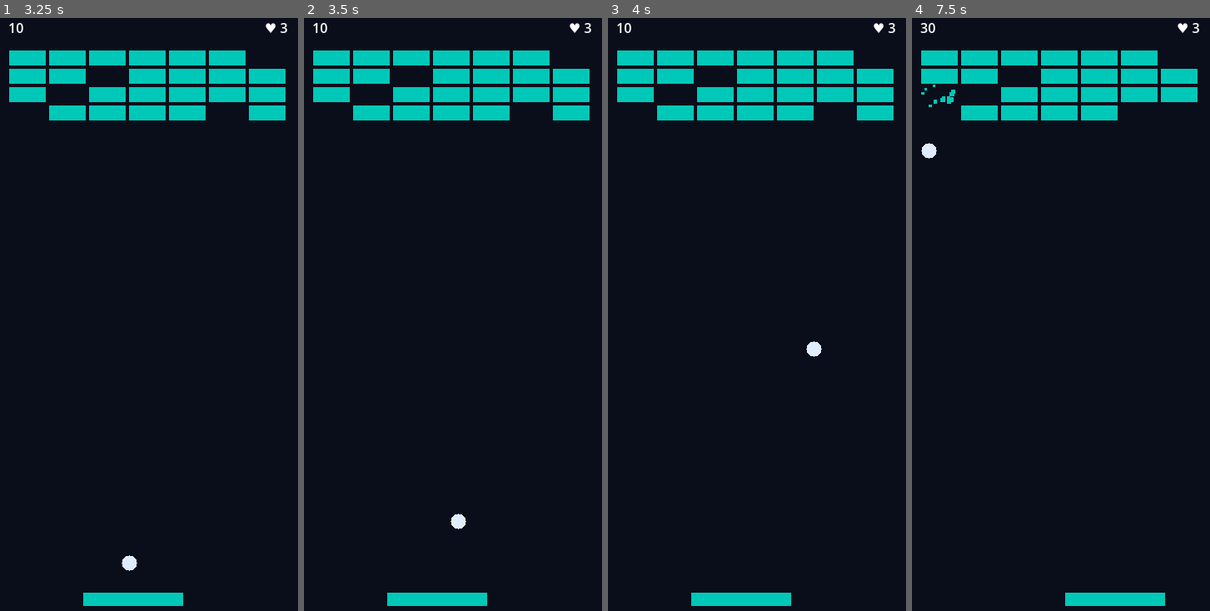
Above: before the commit, frames 1-4 (left to right).
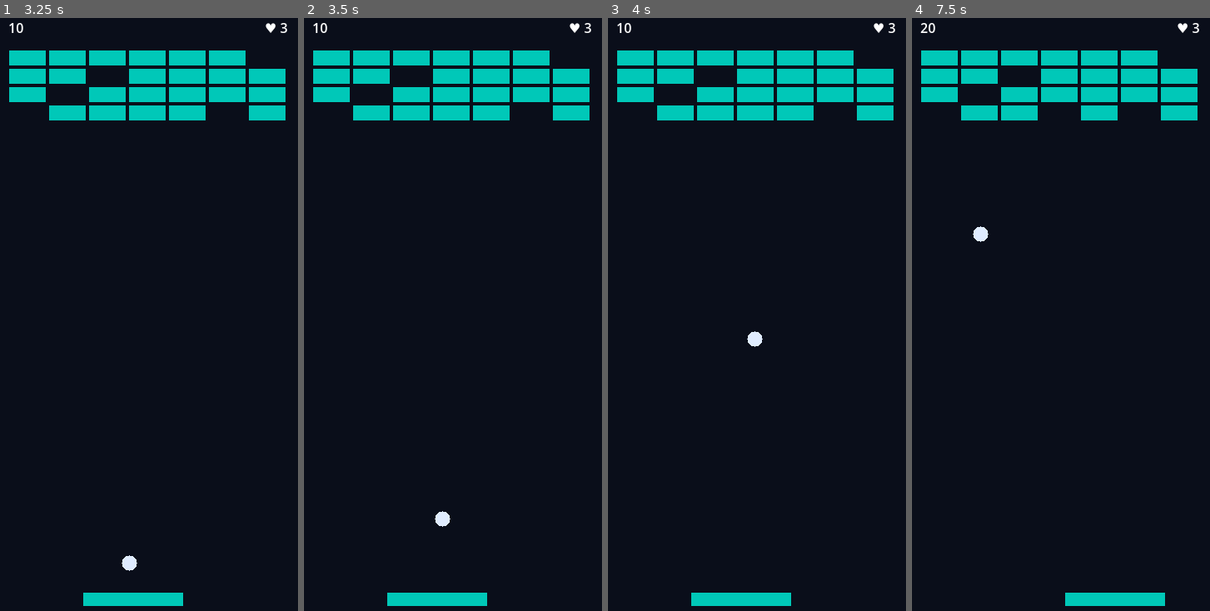
Above: after the commit, the same moments.

Repository: mustafa-elhelbawy/deep-break-game
Game: Godot game, scene res://scenes/game/Game.tscn
The game is run twice, just before and just after one commit, with the same random seed, the same clock (stepped at 60 frames per second) and the same inputs.
Inputs (mouse positions are in pixels of both pictures, inside the frame that each line leads up to):
- Up to frame 1 (3.25 s): tap Enter at 0.5 s; move the mouse to (134, 462) at 0.52 s; click (134, 462) at 0.67 s; drag from (238, 433) to (134, 462) at 1.27 s; move the mouse to (59, 237) at 2.02 s; click (59, 237) at 2.17 s; drag from (163, 332) to (59, 237) at 2.77 s
- Up to frame 2 (3.5 s): no input
- Up to frame 3 (4 s): move the mouse to (712, 172) at 3.52 s; click (712, 172) at 3.67 s
- Up to frame 4 (7.5 s): drag from (1126, 302) to (1016, 172) at 4.27 s; move the mouse to (1001, 367) at 5.02 s; click (1001, 367) at 5.17 s; drag from (1090, 189) to (1001, 367) at 5.77 s; move the mouse to (1046, 462) at 6.52 s; click (1046, 462) at 6.67 s; drag from (1150, 433) to (1046, 462) at 7.27 s

Frame 1 is identical in both runs. In frame 2, 0.2% of the frame differs, in the area x 43-55%, y 83-87%; in frame 3, 0.2%; in frame 4, 1.1%, in the area x 2-96%, y 0-38%.

Commit message:
feat(T037): implement AudioManager.gd + SFX placeholders + Ball.gd paddle-angle logic (#34)
AudioManager: 4-slot round-robin AudioStreamPlayer pool; loads OGG files via
ResourceLoader.exists() guard — missing files emit a warning, never crash.

SFX: four minimal silent OGG Vorbis files (130 bytes each) so Godot imports
cleanly; replace with real audio in post-production.

Ball.gd: paddle hit now deflects at an angle based on contact position.
contact_x in [-1,+1] maps to ±60° from vertical via sin/cos; ball always
travels upward after paddle contact (-abs(cos) enforces this).

Co-authored-by: Mustafa <Mustafa>
Co-authored-by: Claude Sonnet 4.6 <noreply@anthropic.com>

Diff:
--- a/scenes/game/Ball.gd
+++ b/scenes/game/Ball.gd
@@ -120,11 +120,29 @@
 		# is_in_group("bricks") will never be true until Phase 2 adds bricks.
 		collider.take_hit()
 
-	# ── Reflect velocity across the collision normal ──────────────────────────
-	# bounce(normal) computes:  v' = v - 2 * dot(v, n) * n  (mirror reflection)
-	# get_normal() returns the surface normal at the hit point.
-	# [JS equiv]  No built-in; the formula above is the standard reflection.
-	_velocity = _velocity.bounce(collision.get_normal())
+	# ── Reflect or deflect based on what was hit ──────────────────────────────
+	# Paddle hit: compute angle from contact position for skill-based deflection.
+	# All other surfaces: mirror reflection across the collision normal.
+	# [JS equiv]  collider instanceof AnimatableBody2D ? paddleDeflect() : bounce()
+	if collider is AnimatableBody2D:
+		# contact_x in [-1, +1]: -1 = left edge, 0 = centre, +1 = right edge.
+		# [JS equiv]  const t = (ball.x - paddle.x) / (paddle.width / 2)
+		var paddle_half: float = collider.get_node("CollisionShape2D").shape.size.x * 0.5
+		var contact_x: float = clampf(
+			(global_position.x - collider.global_position.x) / paddle_half,
+			-1.0, 1.0
+		)
+		# Map contact_x to a launch angle capped at ±60° from vertical.
+		# sin/cos give the horizontal/vertical components of a unit direction vector.
+		# -abs(cos) ensures the ball always travels upward after a paddle hit.
+		# [JS equiv]  const angle = t * Math.PI / 3;  vx = sin(angle); vy = -|cos(angle)|
+		var angle: float = contact_x * (PI / 3.0)
+		_velocity = Vector2(sin(angle), -abs(cos(angle))) * _current_speed
+	else:
+		# bounce(normal) computes:  v' = v - 2 * dot(v, n) * n  (mirror reflection)
+		# get_normal() returns the surface normal at the hit point.
+		# [JS equiv]  No built-in; the formula above is the standard reflection.
+		_velocity = _velocity.bounce(collision.get_normal())
 
 	# Re-normalise then rescale: floating-point arithmetic causes tiny speed drift
 	# across hundreds of bounces. This keeps speed exactly at _current_speed always.
--- a/scripts/autoloads/AudioManager.gd
+++ b/scripts/autoloads/AudioManager.gd
@@ -1,12 +1,74 @@
 # AudioManager.gd
-# Autoload singleton — manages an 8-slot AudioStreamPlayer pool.
-# Phase 4 fills in the pool and pre-loaded sound streams.
-# Stub silently ignores all play() calls so game scenes don't crash.
+# Autoload singleton — loads OGG files and plays them on demand.
+# Uses a fixed pool of AudioStreamPlayer nodes to allow overlapping sounds.
 #
-# [GDScript] String is a built-in type — no import needed.
-# [JS equiv]  class AudioManager { play(soundName) {} }
+# [GDScript] 'extends Node' — autoload attaches to a plain Node in the scene tree.
+# [JS equiv]  class AudioManager { play(id) { new Audio(SFX[id]).play() } }
 extends Node
 
-func play(_sound_name: String) -> void:
-	# Intentional no-op in Phase 1. Phase 4 replaces this with pool playback.
-	pass
+# ── Sound pool size ────────────────────────────────────────────────────────────
+# How many sounds can play simultaneously without cutting each other off.
+# 4 is enough for brick_destroy bursts (≤ 3 bricks per frame in practice).
+# [JS equiv]  const POOL_SIZE = 4
+const POOL_SIZE: int = 4
+
+# ── Stream map ─────────────────────────────────────────────────────────────────
+# Keyed by the string IDs used in AudioManager.play() calls.
+# load() at runtime (not preload) so missing files produce a clear warning, not a crash.
+# [JS equiv]  const SFX = { ball_lost: new Audio('/sfx/ball_lost.ogg'), ... }
+var _streams: Dictionary = {}
+
+# ── Player pool ────────────────────────────────────────────────────────────────
+# Round-robin index into the player array.
+# [JS equiv]  const _pool = Array.from({length: POOL_SIZE}, () => new Audio())
+var _players: Array[AudioStreamPlayer] = []
+var _pool_idx: int = 0
+
+# ── Lifecycle ──────────────────────────────────────────────────────────────────
+
+func _ready() -> void:
+	# Build AudioStreamPlayer pool.
+	# [JS equiv]  for (let i = 0; i < POOL_SIZE; i++) _pool.push(new Audio())
+	for i in POOL_SIZE:
+		var player := AudioStreamPlayer.new()
+		add_child(player)
+		_players.append(player)
+
+	# Load all known SFX files into the stream map.
+	# If a file is missing, _load_stream() records null and play() skips silently.
+	# [JS equiv]  Object.entries(SFX_PATHS).forEach(([k, v]) => SFX[k] = new Audio(v))
+	_load_stream("ball_lost",     "res://assets/audio/sfx/ball_lost.ogg")
+	_load_stream("brick_destroy", "res://assets/audio/sfx/brick_destroy.ogg")
+	_load_stream("game_over",     "res://assets/audio/sfx/game_over.ogg")
+	_load_stream("level_clear",   "res://assets/audio/sfx/level_clear.ogg")
+
+# ── Public API ─────────────────────────────────────────────────────────────────
+
+## Play a sound by its string ID (e.g. "brick_destroy").
+## Uses round-robin pool — never blocks; silently skips unknown IDs.
+## [JS equiv]  play(id) { SFX[id]?.cloneNode(true).play() }
+func play(sound_id: String) -> void:
+	if not _streams.has(sound_id):
+		return
+	var stream: AudioStream = _streams[sound_id]
+	if stream == null:
+		return
+
+	# Pick the next player in the pool (round-robin).
+	# [JS equiv]  const player = _pool[_poolIdx++ % POOL_SIZE]
+	var player: AudioStreamPlayer = _players[_pool_idx]
+	_pool_idx = (_pool_idx + 1) % POOL_SIZE
+
+	player.stream = stream
+	player.play()
+
+# ── Private helpers ────────────────────────────────────────────────────────────
+
+func _load_stream(id: String, path: String) -> void:
+	# ResourceLoader.exists() avoids a hard error on missing files.
+	# [JS equiv]  try { SFX[id] = new Audio(path) } catch { SFX[id] = null }
+	if ResourceLoader.exists(path):
+		_streams[id] = load(path)
+	else:
+		_streams[id] = null
+		push_warning("AudioManager: missing SFX file — " + path)
Not shown, added: assets/audio/sfx/ball_lost.ogg
Not shown, added: assets/audio/sfx/brick_destroy.ogg
Not shown, added: assets/audio/sfx/game_over.ogg
Not shown, added: assets/audio/sfx/level_clear.ogg
